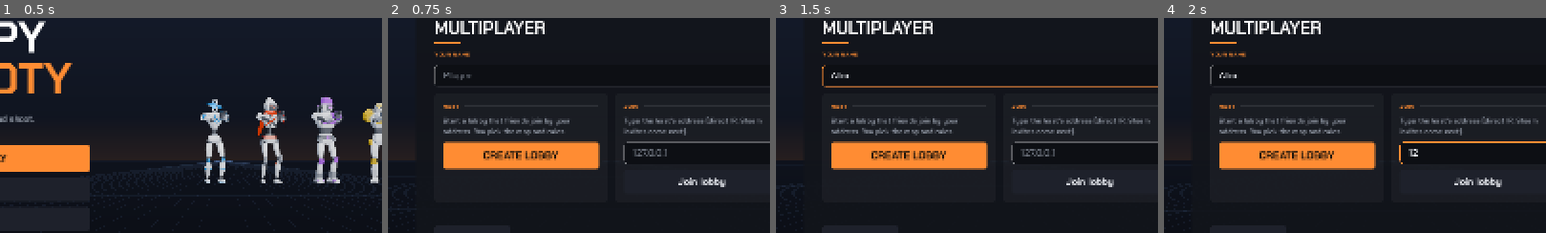
Above: before the commit, frames 1-4 (left to right).
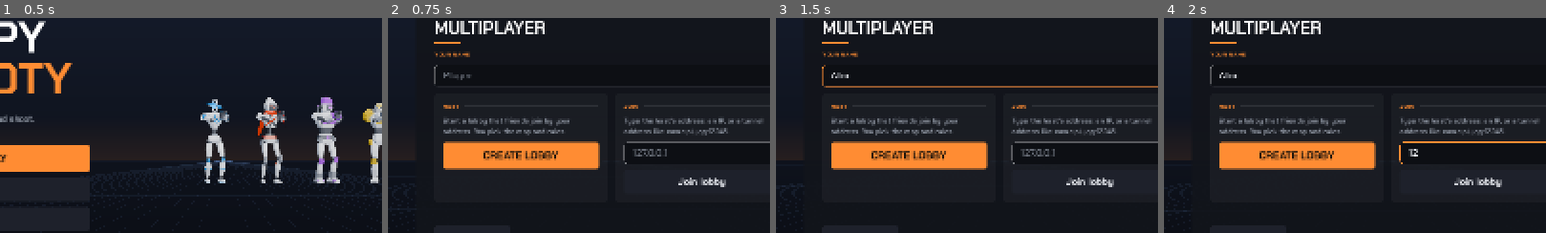
Above: after the commit, the same moments.

Repository: Yellow-Makes-Games/Jumpy-Shooty
Game: Godot game, scene res://game/ui/main_menu.tscn
Same seed, same stepped clock (60 frames per second), same inputs: the game is played once before the commit and once after it.
Inputs (mouse positions are % of the whole screen's width and height, from its top left):
- Up to frame 1 (0.5 s): no input
- Up to frame 2 (0.75 s): click "MULTIPLAYER" at 0.5 s
- Up to frame 3 (1.5 s): click (50, 36) at 1.27 s; type "Alex" at 1.35 s
- Up to frame 4 (2 s): click (62, 54) at 1.5 s; type "12" at 1.58 s
The pictures show only the part of the screen within x 21-71%, y 23-73%; the shares and areas given below are measured in that part.

Frame 1 is identical in both runs. In frame 2, 0.5% of the frame differs, in the area x 62-98%, y 45-55%; in frame 3, 0.5%; in frame 4, 0.5%.

Commit message:
Online play before Steam: export presets, tunnel and Tailscale addresses, guide
- export_presets.cfg: one-click Windows and Linux builds to send friends
- Lobby lists every home-network and Tailscale address the host can be joined at
- Join hint mentions tunnel addresses (host:port; host names resolve)
- docs/ONLINE_PLAY.md: playit.gg tunnel, Tailscale, port forwarding, building
- tests/join_address_test.gd

Co-Authored-By: Claude Opus 5.5 <noreply@anthropic.com>
Claude-Session: https://claude.ai/code/session_01HFmWStoUKP5N2Tj5KiywiR

Diff:
--- a/game/ui/lobby_menu.gd
+++ b/game/ui/lobby_menu.gd
@@ -77,7 +77,7 @@
 	_start.disabled = Net.players.size() < 1
 	var where := ""
 	if Net.is_host():
-		where = "Friends on your network can join at %s (port %d)." % [_local_ip(), Net.port]
+		where = "Friends on your network can join at %s." % _join_addresses()
 	else:
 		where = "The host picks the map and rules and starts the match."
 	_info.text = "%d of %d players.  %s" % [Net.players.size(), Net.MAX_PLAYERS, where]
@@ -280,8 +280,30 @@
 	_updating = false
 
 
-func _local_ip() -> String:
+## The addresses friends can type to join this lobby: home-network ones, plus a
+## Tailscale one (100.64.x.x to 100.127.x.x) if Tailscale is running. Over a
+## playit.gg tunnel friends use the tunnel's address instead (docs/ONLINE_PLAY.md).
+func _join_addresses() -> String:
+	var found: Array[String] = []
 	for ip in IP.get_local_addresses():
-		if ip.begins_with("192.168.") or ip.begins_with("10.") or ip.begins_with("172."):
-			return ip
-	return "127.0.0.1"
+		if _is_join_address(ip) and not ip in found:
+			found.append(ip)
+	if found.is_empty():
+		found.append("127.0.0.1")
+	var port_part := "" if Net.port == Net.DEFAULT_PORT else ":%d" % Net.port
+	var shown: Array[String] = []
+	for ip in found:
+		shown.append(ip + port_part)
+	return " or ".join(shown)
+
+
+static func _is_join_address(ip: String) -> bool:
+	if ip.begins_with("192.168.") or ip.begins_with("10."):
+		return true
+	var parts := ip.split(".")
+	if parts.size() != 4:
+		return false
+	var second := int(parts[1])
+	if parts[0] == "172":
+		return second >= 16 and second <= 31
+	return parts[0] == "100" and second >= 64 and second <= 127   # Tailscale
--- a/game/ui/main_menu.gd
+++ b/game/ui/main_menu.gd
@@ -338,7 +338,7 @@
 	UiKit.primary_button(host, "Create lobby", _on_create)
 	var join := _box(row)
 	UiKit.section(join, "Join")
-	UiKit.label(join, "Type the host's address (direct IP; Steam invites come next).", true, 15)
+	UiKit.label(join, "Type the host's address: an IP, or a tunnel address like name.ply.gg:12345.", true, 15)
 	_address_edit = UiKit.line_edit(join, "127.0.0.1", "")
 	UiKit.button(join, "Join lobby", _on_join)
 	_status = UiKit.label(_col, "", true, 16)
--- /dev/null
+++ b/tests/join_address_test.gd
@@ -0,0 +1,18 @@
+extends SceneTree
+## The lobby lists the addresses friends can join at: home-network ones and Tailscale's.
+## Run: godot --headless --path . --script tests/join_address_test.gd
+
+func _initialize() -> void:
+	var lobby: GDScript = load("res://game/ui/lobby_menu.gd")
+	var ok := true
+	var cases := {
+		"192.168.1.20": true, "10.0.0.5": true, "172.16.0.1": true, "172.31.9.9": true,
+		"172.32.0.1": false, "100.101.102.103": true, "100.63.0.1": false, "100.128.0.1": false,
+		"127.0.0.1": false, "8.8.8.8": false, "fe80::1": false,
+	}
+	for ip in cases:
+		if lobby._is_join_address(ip) != cases[ip]:
+			print("FAIL: %s should be %s" % [ip, cases[ip]])
+			ok = false
+	print("PASS" if ok else "FAIL")
+	quit(0 if ok else 1)
Not shown, added: export_presets.cfg
Not shown, added: tests/join_address_test.gd.uid
Not shown, changed: docs/DEVELOPMENT.md
Not shown, changed: docs/FEATURES.md
Not shown, added: docs/ONLINE_PLAY.md
Not shown, changed: tests/run_all.sh
